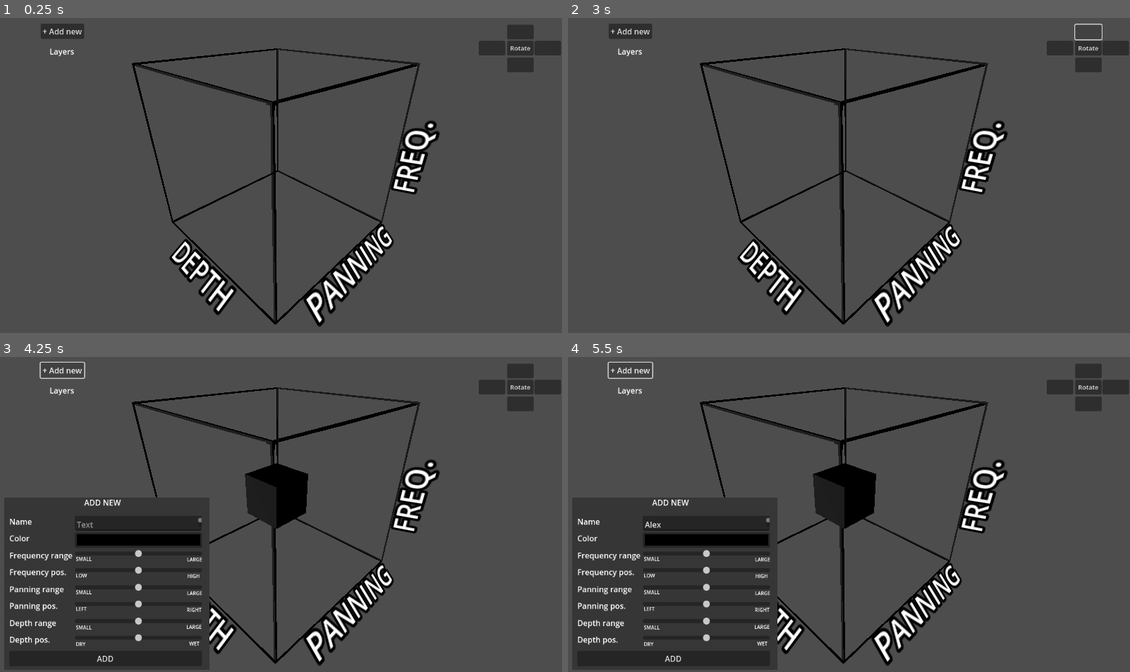
Above: before the commit, frames 1-4 (two rows, left to right).
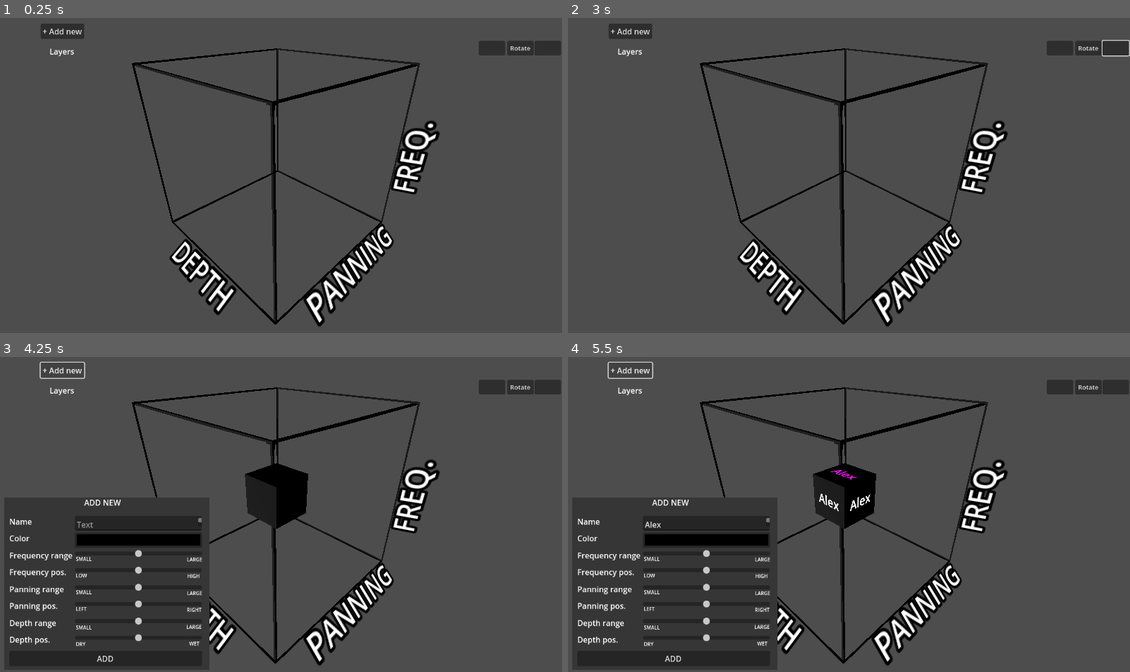
Above: after the commit, the same moments.

Repository: Maxi0272/DDU-eksamen
Game: Godot game, scene res://main.tscn
Same seed, same stepped clock (60 frames per second), same inputs: the game is played once before the commit and once after it.
Inputs (mouse positions are in pixels of both pictures, inside the frame that each line leads up to):
- Up to frame 1 (0.25 s): no input
- Up to frame 2 (3 s): click (1090, 65) at 0.52 s; click (1062, 49) at 1.25 s; click (1113, 49) at 2 s; click (1090, 30) at 2.77 s
- Up to frame 3 (4.25 s): click "+ Add new" at 3.5 s
- Up to frame 4 (5.5 s): click (708, 523) at 4.27 s; type "Alex" at 4.35 s; click "+ Add new" at 5 s

The runs differ from the first frame. In frame 1, 0.4% of the frame differs, in the area x 90-95%, y 2-18%; in frame 2, 0.3%; in frame 3, 0.4%; in frame 4, 0.6%, in the area x 44-95%, y 2-50%.

Commit message:
Added text to inner box
Added text to inner box that follows the box around. Text displayed is the name of the box that user enters.
(Doesnt scale)

Diff:
--- a/Program/main.tscn
+++ b/Program/main.tscn
@@ -92,26 +92,12 @@
 toggle_mode = true
 text = "Rotate"
 
-[node name="Down" type="Button" parent="Canvas_layer/HUD"]
-layout_mode = 0
-offset_left = 1040.0
-offset_top = 85.0
-offset_right = 1094.0
-offset_bottom = 115.0
-
 [node name="Left" type="Button" parent="Canvas_layer/HUD"]
 layout_mode = 0
 offset_left = 982.0
 offset_top = 51.0
 offset_right = 1036.0
 offset_bottom = 81.0
-
-[node name="Up" type="Button" parent="Canvas_layer/HUD"]
-layout_mode = 0
-offset_left = 1040.0
-offset_top = 18.0
-offset_right = 1094.0
-offset_bottom = 48.0
 
 [node name="Right" type="Button" parent="Canvas_layer/HUD"]
 layout_mode = 0
--- a/Program/standard_box.gd
+++ b/Program/standard_box.gd
@@ -1,6 +1,13 @@
 extends Node3D
 @onready var inner_box = $inner_box
 @onready var id = Manager.id
+@onready var front = $inner_box/Front
+@onready var back = $inner_box/Back
+@onready var right = $inner_box/Right
+@onready var left = $inner_box/Left
+@onready var top = $inner_box/Top
+
+
 var max = 0
 var min = 0
 
@@ -28,6 +35,19 @@
 
 
 func _process(_delta):
+	for i in inner_box.get_children():
+		i.scale = Vector3(50,50,50)
+		i.text = Manager.test[id]["name"]
+	front.position.x = inner_box.size.x /2
+
+	back.position.x = -inner_box.size.x /2
+
+	right.position.z = inner_box.size.z /2
+
+	left.position.z = -inner_box.size.z /2
+
+	top.position.y = inner_box.size.y /2
+
 	if Manager.test[id]["hidden"] == true:
 		queue_free()
 	else:
--- a/Program/standard_box.tscn
+++ b/Program/standard_box.tscn
@@ -9,9 +9,34 @@
 
 [node name="inner_box" type="CSGBox3D" parent="."]
 material_override = SubResource("StandardMaterial3D_i26ah")
-size = Vector3(1, 1, 10)
 
-[node name="Label3D" type="Label3D" parent="inner_box"]
-transform = Transform3D(1, 0, 0, 0, 1, 0, 0, 0, 1, 2, 0, 5)
+[node name="Front" type="Label3D" parent="inner_box"]
+transform = Transform3D(-4.37114e-08, 0, 1, 0, 1, 0, -1, 0, -4.37114e-08, 0.6, 0, 0)
+double_sided = false
 text = "TEXT
 "
+
+[node name="Back" type="Label3D" parent="inner_box"]
+transform = Transform3D(1.19249e-08, 0, -1, 0, 1, 0, 1, 0, 1.19249e-08, -0.6, 0, 0)
+double_sided = false
+text = "TEXT
+"
+
+[node name="Right" type="Label3D" parent="inner_box"]
+transform = Transform3D(1, 0, 0, 0, 1, 0, 0, 0, 1, 0, 0, 0.6)
+double_sided = false
+text = "TEXT
+"
+
+[node name="Left" type="Label3D" parent="inner_box"]
+transform = Transform3D(-1, 0, -8.74228e-08, 0, 1, 0, 8.74228e-08, 0, -1, 0, 0, -0.6)
+double_sided = false
+text = "TEXT
+"
+
+[node name="Top" type="Label3D" parent="inner_box"]
+transform = Transform3D(1, 0, 0, 0, -4.37114e-08, 1, 0, -1, -4.37114e-08, 0, 0.6, 0)
+double_sided = false
+modulate = Color(1, 0.0666667, 1, 1)
+text = "TEXT
+"
